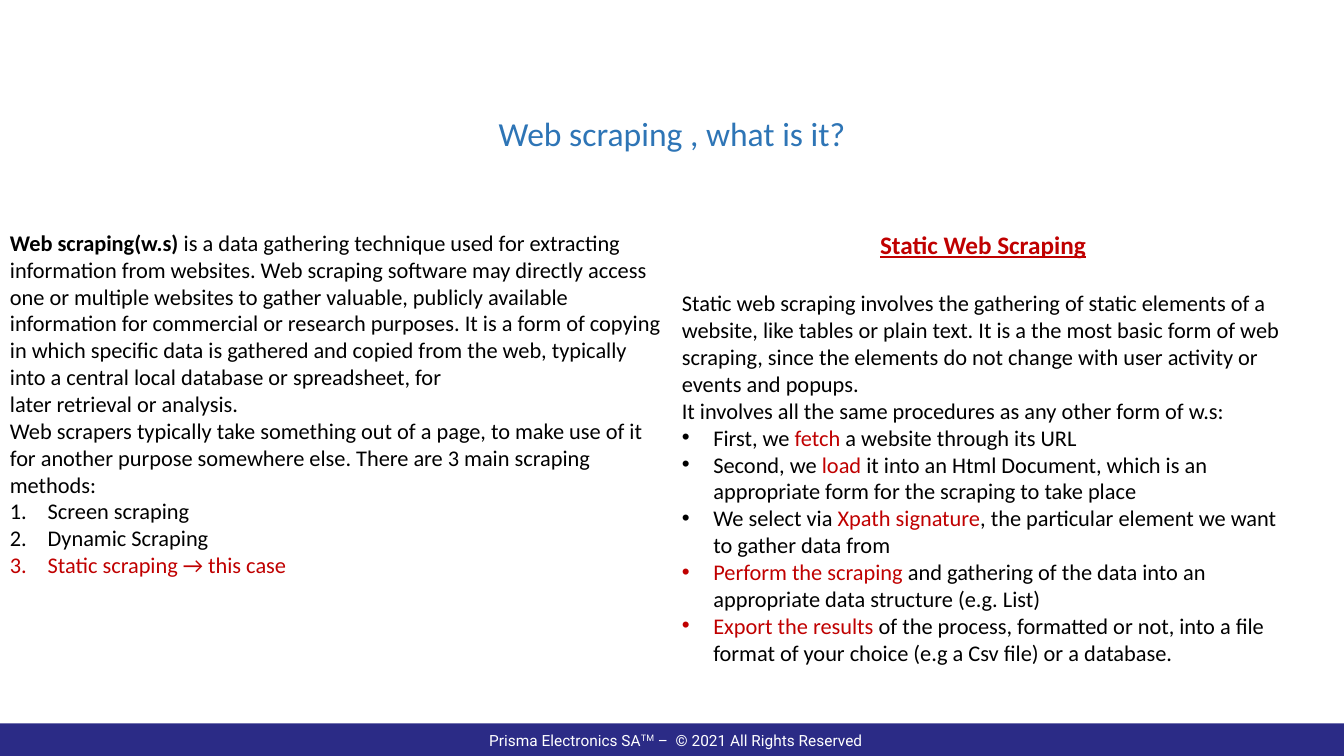
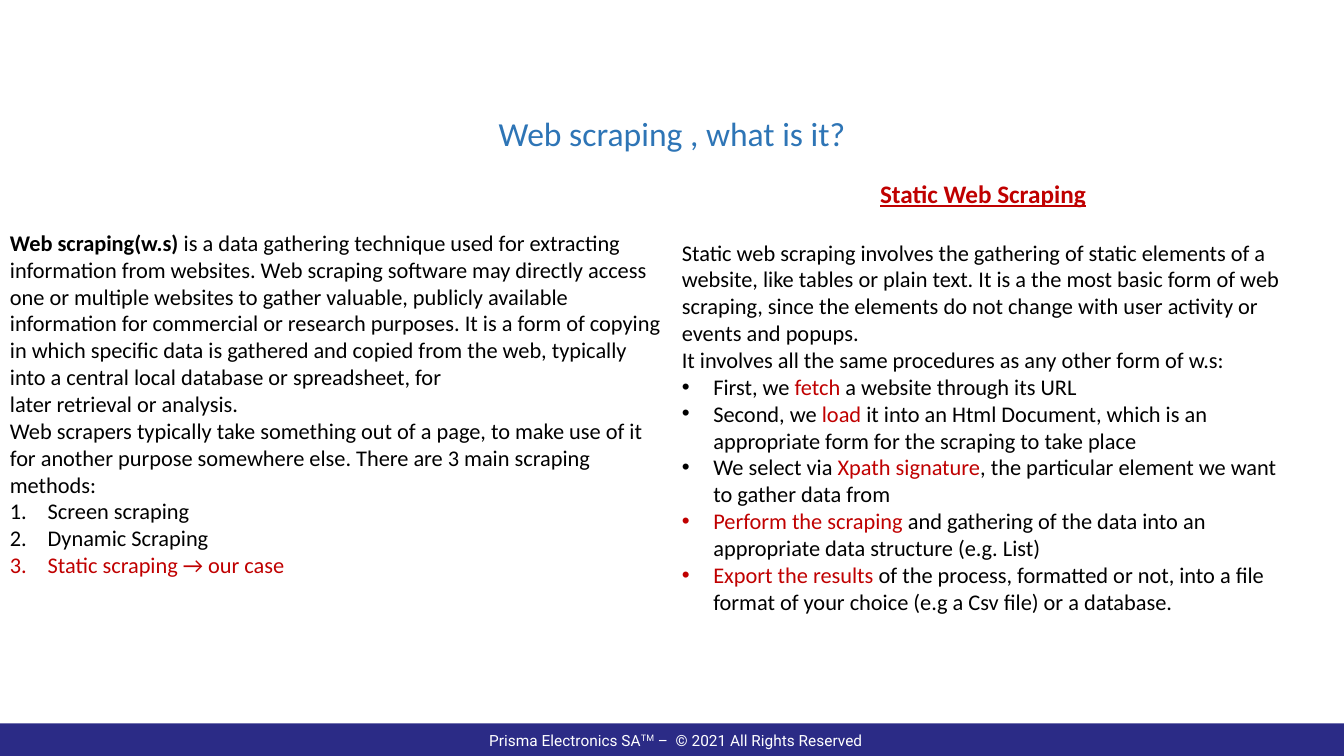
Before and after one commit to pazo0z0o/WorkRelatedLearning, a slide deck: slide 3 of ShipBunkerWindowsService/Documentation/WebScraperPresentation.pptx. Drawn at 1344x756 pixels with LibreOffice and Linux fonts; fonts in the diff are those of the drawing; background and template pictures are left out. Boxes give left, top, right and bottom in pixels: in the first picture for what was removed or moved away, otherwise in the second. Text is boxed around its words. In the diff, an @@ line names an element or a change of style, - is before the commit and + after.

```diff
--- a/ShipBunkerWindowsService/Documentation/WebScraperPresentation.pptx
+++ b/ShipBunkerWindowsService/Documentation/WebScraperPresentation.pptx
@@ text "Static Web Scraping": place and size @@
-text "Static Web Scraping" at (682,236,1279,665)
+text "Static Web Scraping" at (682,185,1279,614)
@@ text at (48,557,284,577): text changed @@
-3. Static scraping → this case
+3. Static scraping → our case
```
